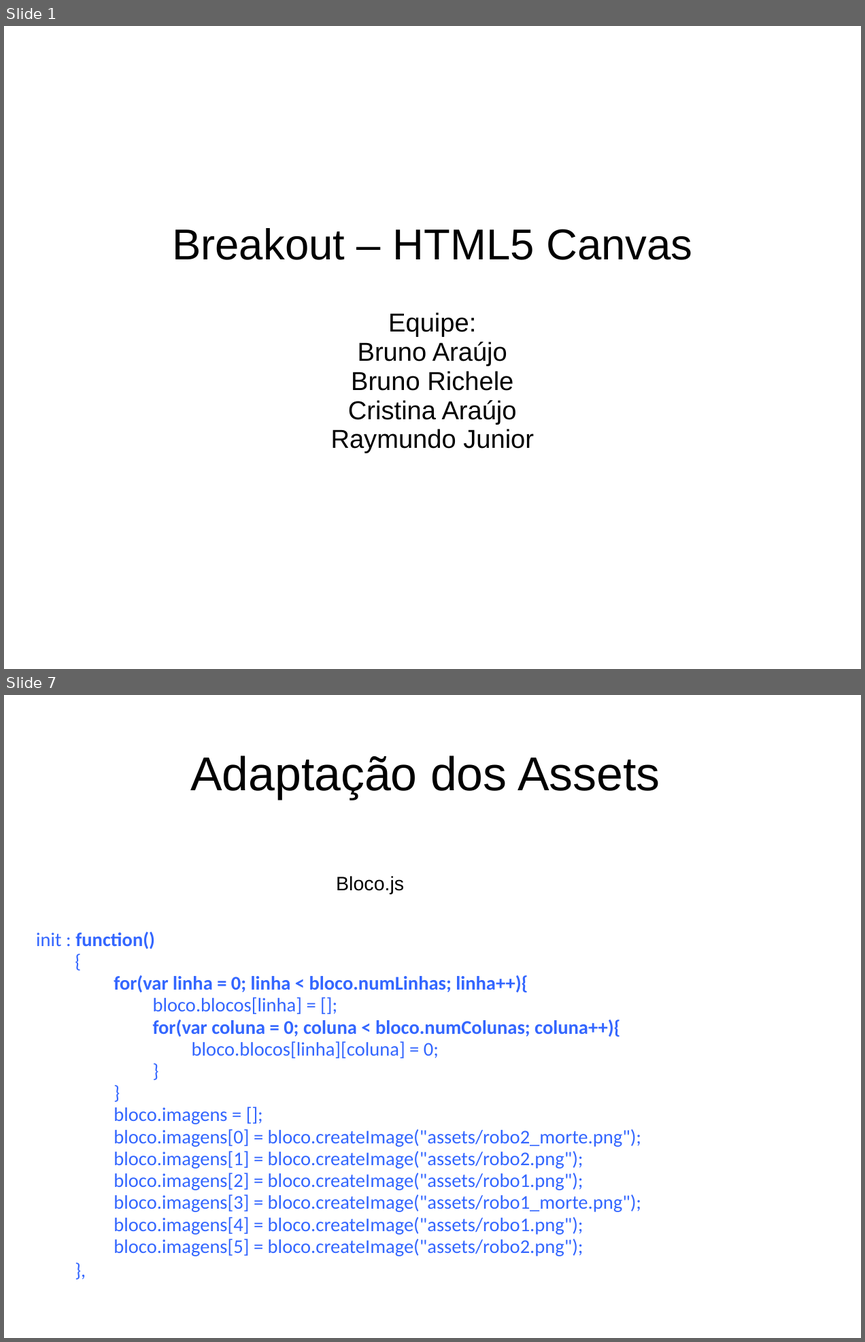
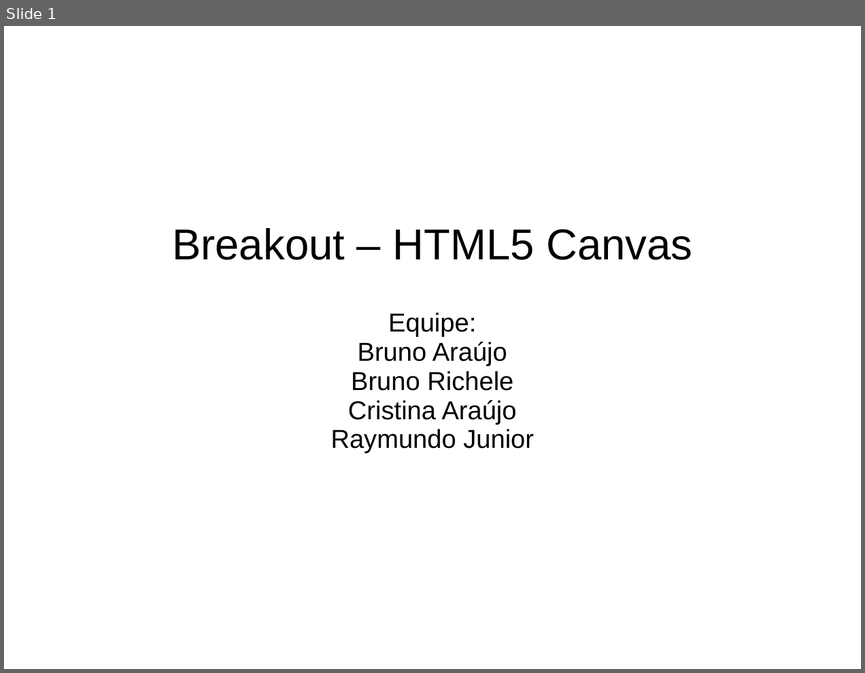
Before and after one commit to jucimarjr/posueagames, a slide deck: brunorichele/breakout/apres/breakout.ppt. Shown one above the other, each under a label of ours: slides 1 and 7 before the commit, slide 1 after it; the slides between them are not shown. The pictures are 865x1342 and 865x673 pixels, drawn with LibreOffice and Linux fonts; fonts in the diff are those of the drawing. Boxes give left, top, right and bottom in pixels: in the first picture for what was removed or moved away, otherwise in the second. Text is boxed around its words. In the diff, an @@ line names an element or a change of style, - is before the commit and + after.

```diff
--- a/brunorichele/breakout/apres/breakout.ppt
+++ b/brunorichele/breakout/apres/breakout.ppt
@@ slide 7 removed at (4,695,861,1338), background #FFFFFF @@
@@ title removed at (190,756,660,799) @@
-Adaptação dos Assets
@@ text removed at (336,876,404,894) @@
-Bloco.js
@@ text removed at (36,932,641,1256) @@
-init : function()
-{
-for(var linha = 0; linha < bloco.numLinhas; linha++){
-bloco.blocos[linha] = [];
-for(var coluna = 0; coluna < bloco.numColunas; coluna++){
-bloco.blocos[linha][coluna] = 0;
-}
-}
-bloco.imagens = [];
-bloco.imagens[0] = bloco.createImage("assets/robo2_morte.png");
-bloco.imagens[1] = bloco.createImage("assets/robo2.png");
-bloco.imagens[2] = bloco.createImage("assets/robo1.png");
-bloco.imagens[3] = bloco.createImage("assets/robo1_morte.png");
-bloco.imagens[4] = bloco.createImage("assets/robo1.png");
-bloco.imagens[5] = bloco.createImage("assets/robo2.png");
-},
```
Also in this commit, not shown: 3 slides changed, 1 slide added, 13 other slides removed, 4 other files.
